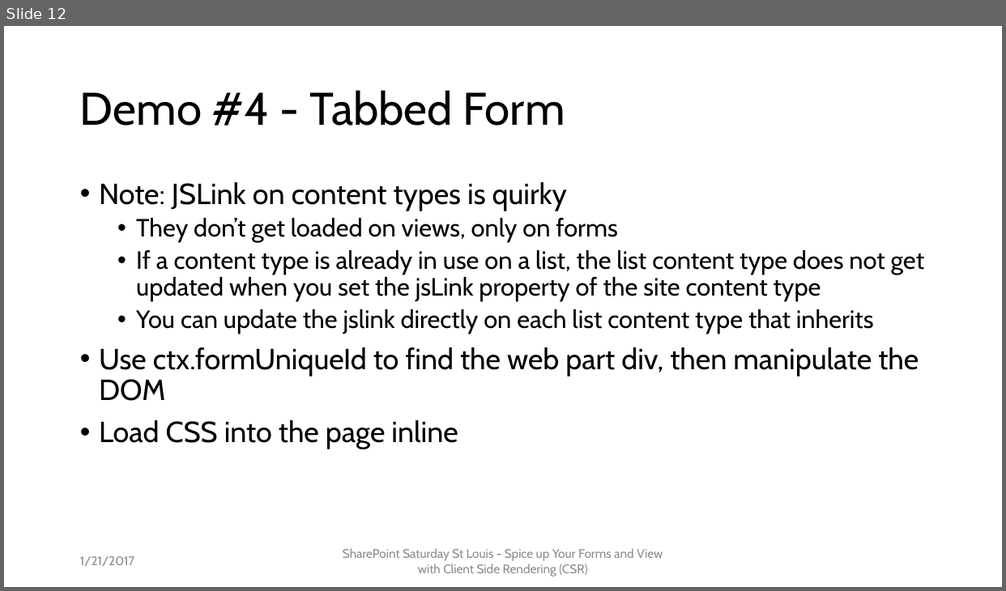
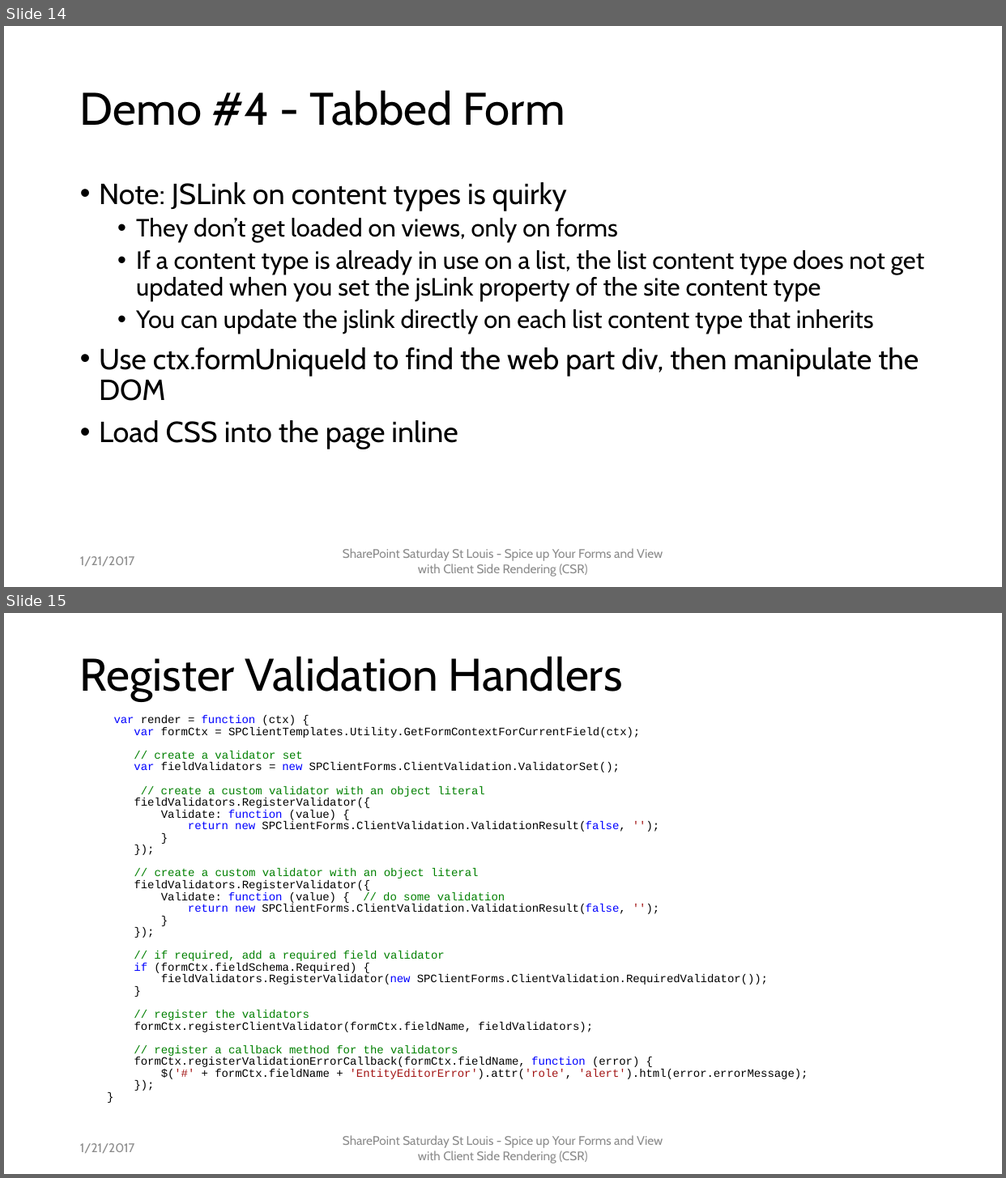
Before and after one commit to mcsheaj/CSRDemos, a slide deck: SPSSTL_CSR.pptx. Shown one above the other, each under a label of ours: slide 12 before the commit, slides 14 and 15 after it. The pictures are 1006x591 and 1006x1178 pixels, drawn with LibreOffice and Linux fonts; fonts in the diff are those of the drawing. Boxes give left, top, right and bottom in pixels: in the first picture for what was removed or moved away, otherwise in the second. Text is boxed around its words. In the diff, an @@ line names an element or a change of style, - is before the commit and + after.

```diff
--- a/SPSSTL_CSR.pptx
+++ b/SPSSTL_CSR.pptx
@@ slide 15 added at [4, 613, 1002, 1174], background #FFFFFF @@
@@ title added at [80, 656, 622, 702], 44 pt, text #000000 @@
+Register Validation Handlers
@@ text added at [114, 715, 808, 1080], 10.8 pt, text #000000 @@
+var render = function (ctx) {
+var formCtx = SPClientTemplates.Utility.GetFormContextForCurrentField(ctx);
+// create a validator set
+var fieldValidators = new SPClientForms.ClientValidation.ValidatorSet();
+// create a custom validator with an object literal
+fieldValidators.RegisterValidator({
+Validate: function (value) {
+return new SPClientForms.ClientValidation.ValidationResult(false, '');
+}
+});
+// create a custom validator with an object literal
+fieldValidators.RegisterValidator({
+Validate: function (value) { // do some validation
+return new SPClientForms.ClientValidation.ValidationResult(false, '');
+}
+});
+// if required, add a required field validator
+if (formCtx.fieldSchema.Required) {
+fieldValidators.RegisterValidator(new SPClientForms.ClientValidation.RequiredValidator());
+}
+// register the validators
+formCtx.registerClientValidator(formCtx.fieldName, fieldValidators);
+// register a callback method for the validators
+formCtx.registerValidationErrorCallback(formCtx.fieldName, function (error) {
+$('#' + formCtx.fieldName + 'EntityEditorError').attr('role', 'alert').html(error.errorMessage);
+});
+}
@@ text added at [80, 1144, 135, 1153], 12 pt, text #8C8C8C @@
+1/21/2017
@@ text added at [343, 1135, 663, 1164], 12 pt, text #8C8C8C @@
+SharePoint Saturday St Louis - Spice up Your Forms and View with Client Side Rendering (CSR)
@@ what was slide 12 is now slide 14 @@
```
Also in this commit, not shown: 7 slides changed, 2 other slides added, 1 other file.
